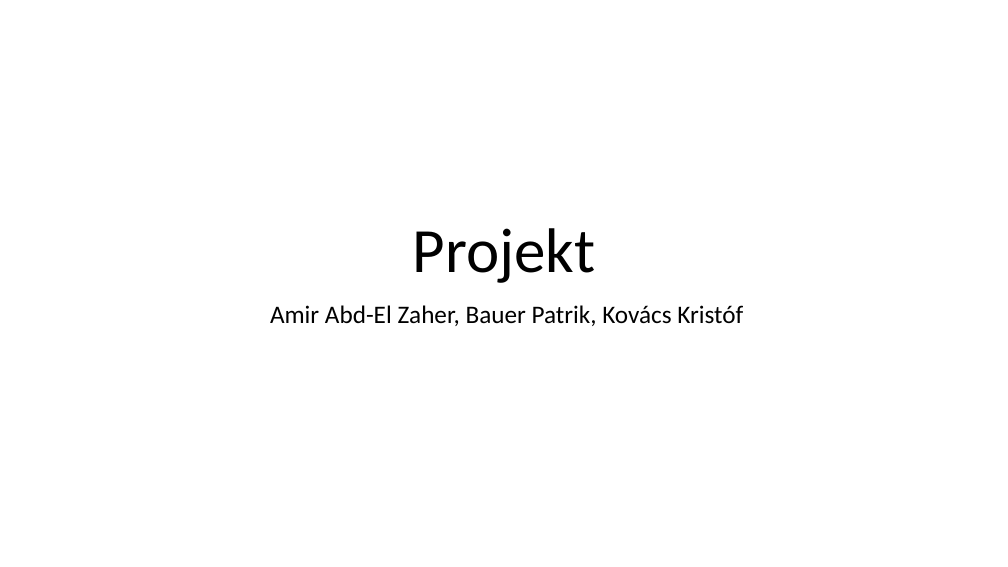
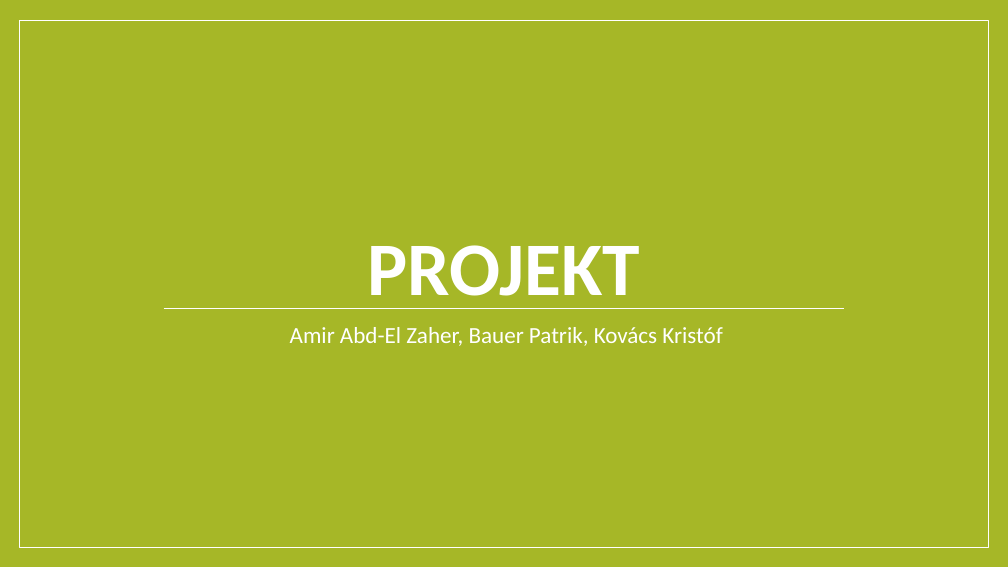
Before and after one commit to PatrikBauer/projektfeladatCV, a slide deck: slide 1 of projekthu.pptx. Drawn at 1008x567 pixels with LibreOffice and Linux fonts; fonts in the diff are those of the drawing. Boxes give left, top, right and bottom in pixels: in the first picture for what was removed or moved away, otherwise in the second. Text is boxed around its words. In the diff, an @@ line names an element or a change of style, - is before the commit and + after.

```diff
--- a/projekthu.pptx
+++ b/projekthu.pptx
@@ background #FFFFFF to #A6B727 @@
@@ rectangle added at [19, 20, 988, 547], fill #A6B727, outline #FFFFFF 1 pt @@
@@ title at [367, 245, 640, 309]: text changed; size 60 to 72 pt; text colour #000000 to #FFFFFF; bold on @@
-Projekt
+PROJEKT
@@ subtitle "Amir Abd-El Zaher, Bauer Patrik, ...": place and size @@
-subtitle "Amir Abd-El Zaher, Bauer Patrik, ..." at [270, 305, 743, 326]
+subtitle "Amir Abd-El Zaher, Bauer Patrik, ..." at [290, 327, 722, 346]
@@ subtitle "Amir Abd-El Zaher, Bauer Patrik, ..." at [290, 327, 722, 346]: size 24 to 22 pt, text colour #000000 to #FFFFFF; more space between paragraphs @@
@@ line added from (163, 309) to (844, 309), #FFFFFF 0.79 pt @@
```
Also in this commit, not shown: 16 other slides changed, 9 slides added, 4 other files.
